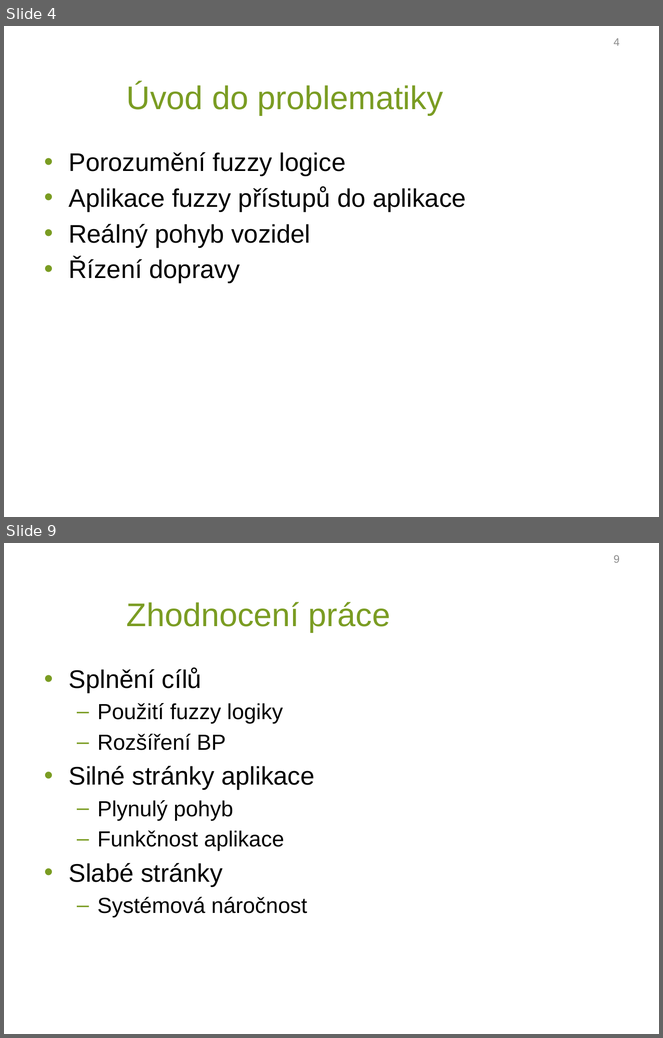
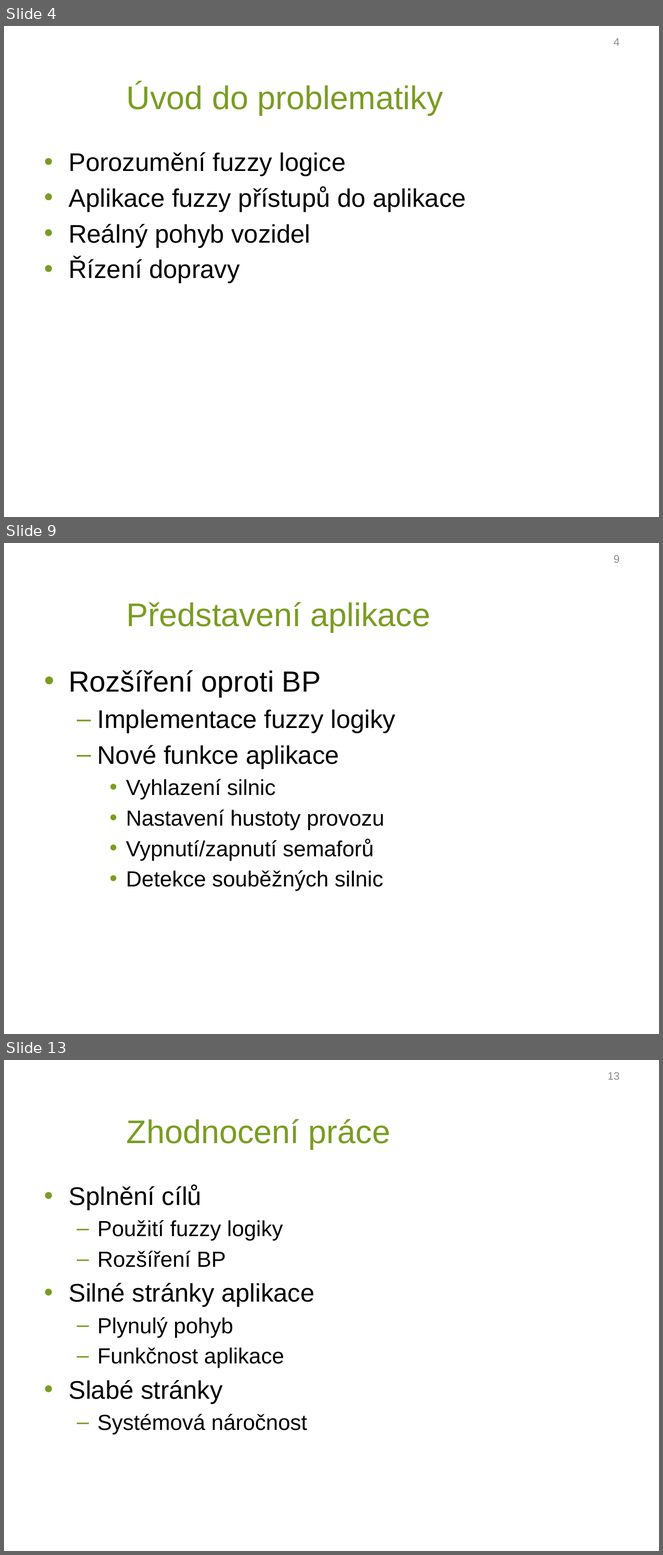
Before and after one commit to Erumoico42/diplomova_prace, a slide deck: prezentace_mikulik.pptx. Shown one above the other, each under a label of ours: slides 4 and 9 before the commit, slides 4, 9 and 13 after it; the slides between them are not shown. The pictures are 663x1038 and 663x1555 pixels, drawn with LibreOffice and Linux fonts; fonts in the diff are those of the drawing; background and template pictures are left out. Boxes give left, top, right and bottom in pixels: in the first picture for what was removed or moved away, otherwise in the second. Text is boxed around its words. In the diff, an @@ line names an element or a change of style, - is before the commit and + after.

```diff
--- a/prezentace_mikulik.pptx
+++ b/prezentace_mikulik.pptx
@@ slide 9 added at [4, 543, 659, 1034], background picture (left out) @@
@@ page number added at [614, 555, 620, 563], 12 pt, text #8C8C8C @@
+9
@@ title added at [127, 602, 430, 632], 36 pt, text #7A9C22 @@
+Představení aplikace
@@ text added at [68, 670, 396, 891], 24 pt, text #000000 @@
+• Rozšíření oproti BP
+  – Implementace fuzzy logiky
+  – Nové funkce aplikace
+    • Vyhlazení silnic
+    • Nastavení hustoty provozu
+    • Vypnutí/zapnutí semaforů
+    • Detekce souběžných silnic
@@ what was slide 9 is now slide 13 @@
@@ page number at [608, 1072, 620, 1080]: text changed @@
-9
+13
```
Also in this commit, not shown: 5 slides changed, 3 other slides added, 1 other file.
